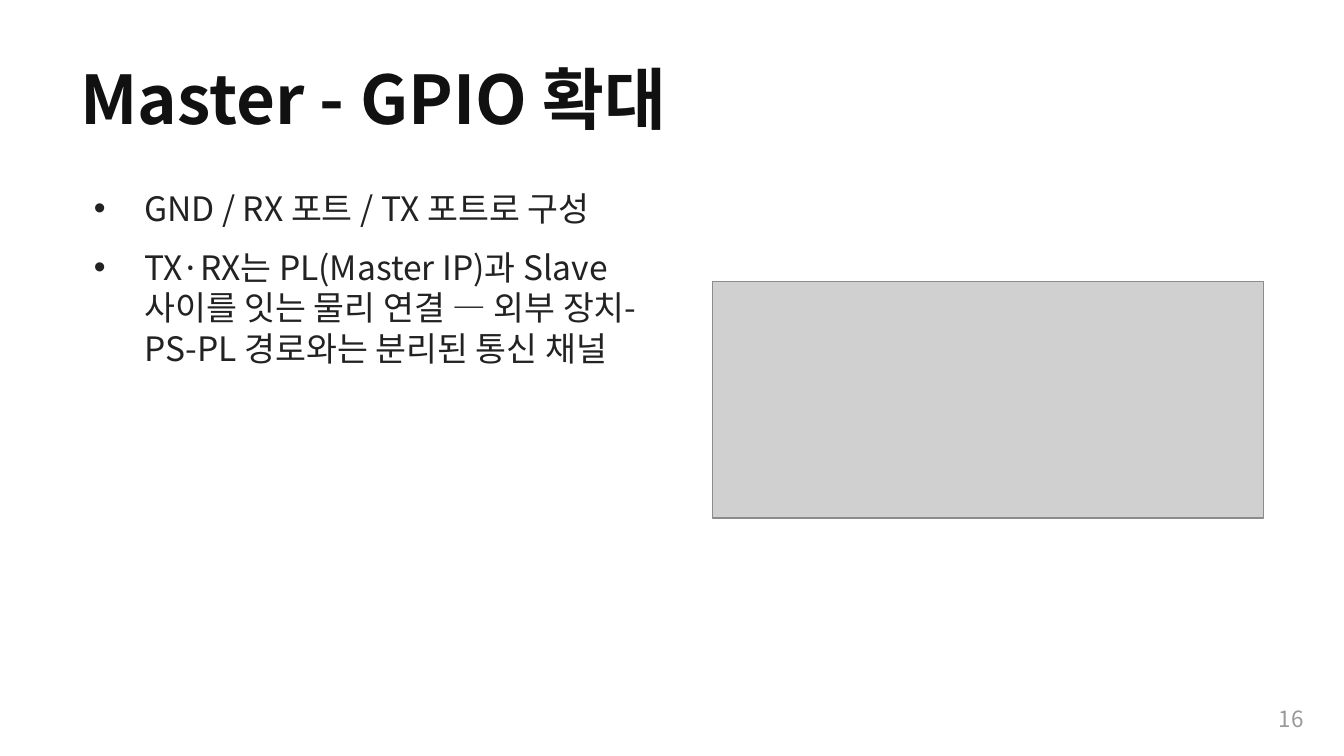
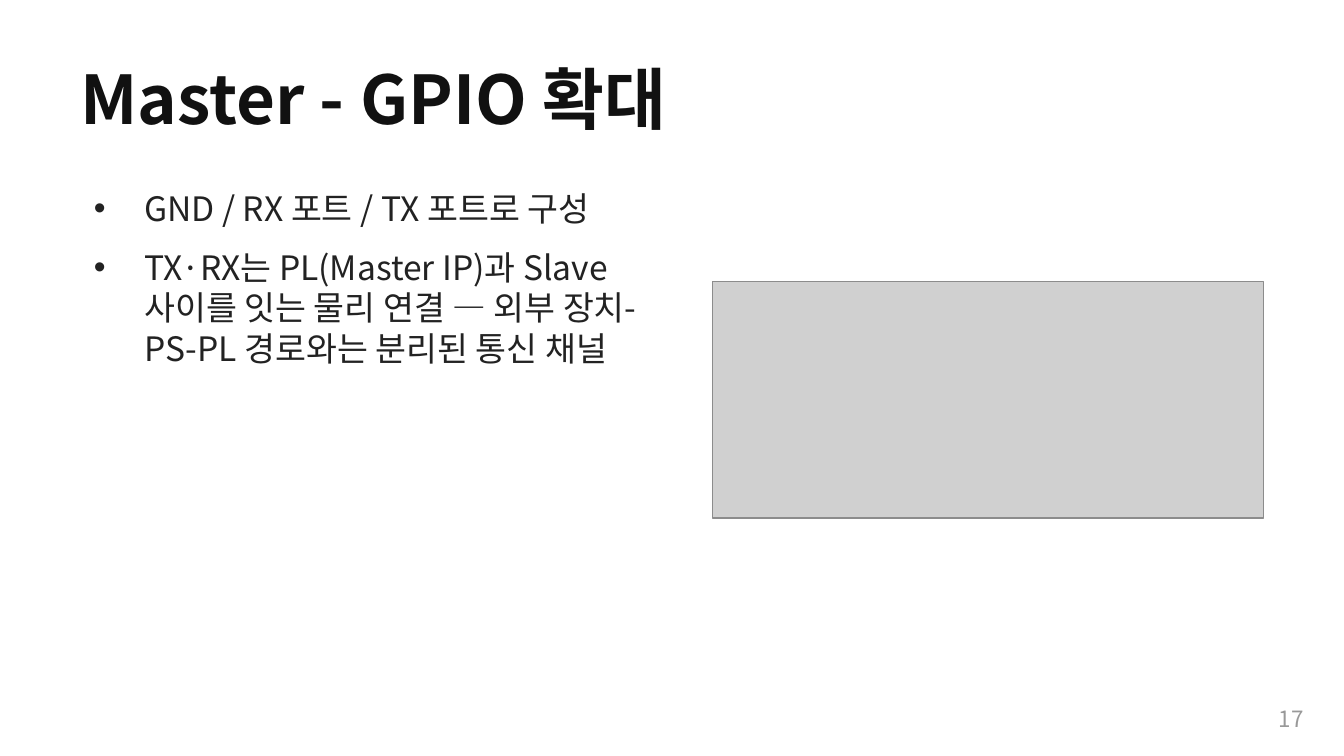
Before and after one commit to Woodong02/SoC_Design_and_Programming, a slide deck: slide 17 of presentation_full.pptx (slide 16 before the commit). Drawn at 1344x756 pixels with LibreOffice and Linux fonts; fonts in the diff are those of the drawing; grey boxes stand for pictures. Boxes give left, top, right and bottom in pixels: in the first picture for what was removed or moved away, otherwise in the second. Text is boxed around its words. In the diff, an @@ line names an element or a change of style, - is before the commit and + after.

```diff
--- a/presentation_full.pptx
+++ b/presentation_full.pptx
@@ text at [1279, 710, 1304, 727]: text changed @@
-16
+17
```
Also in this commit, not shown: 13 other slides changed, 4 other files.
